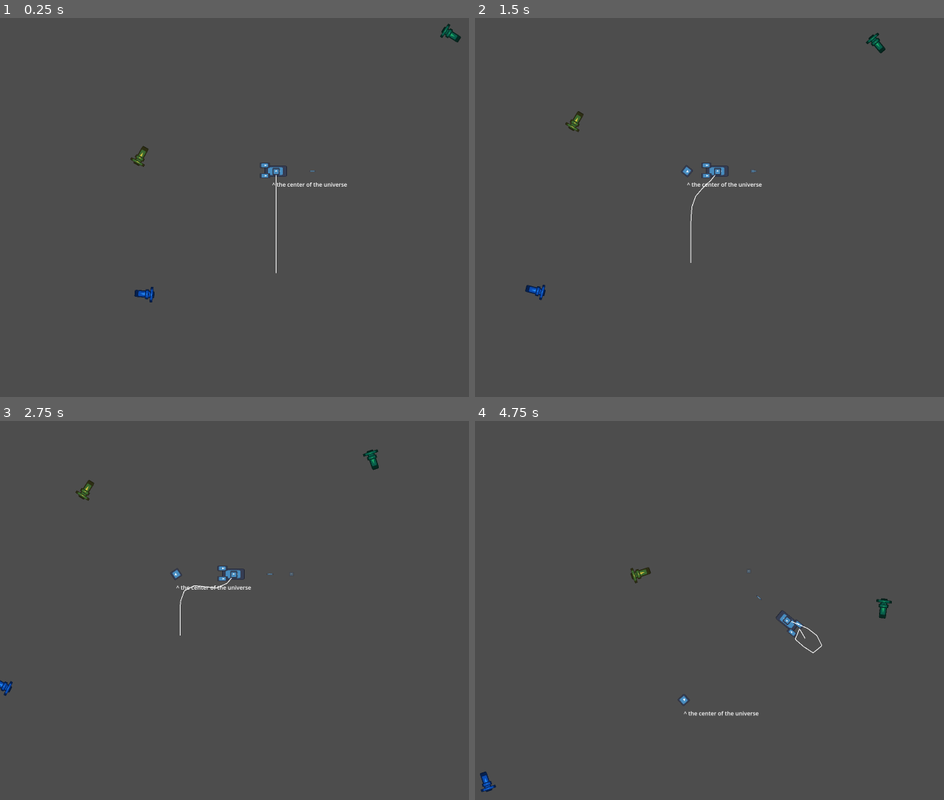
Above: before the commit, frames 1-4 (two rows, left to right).
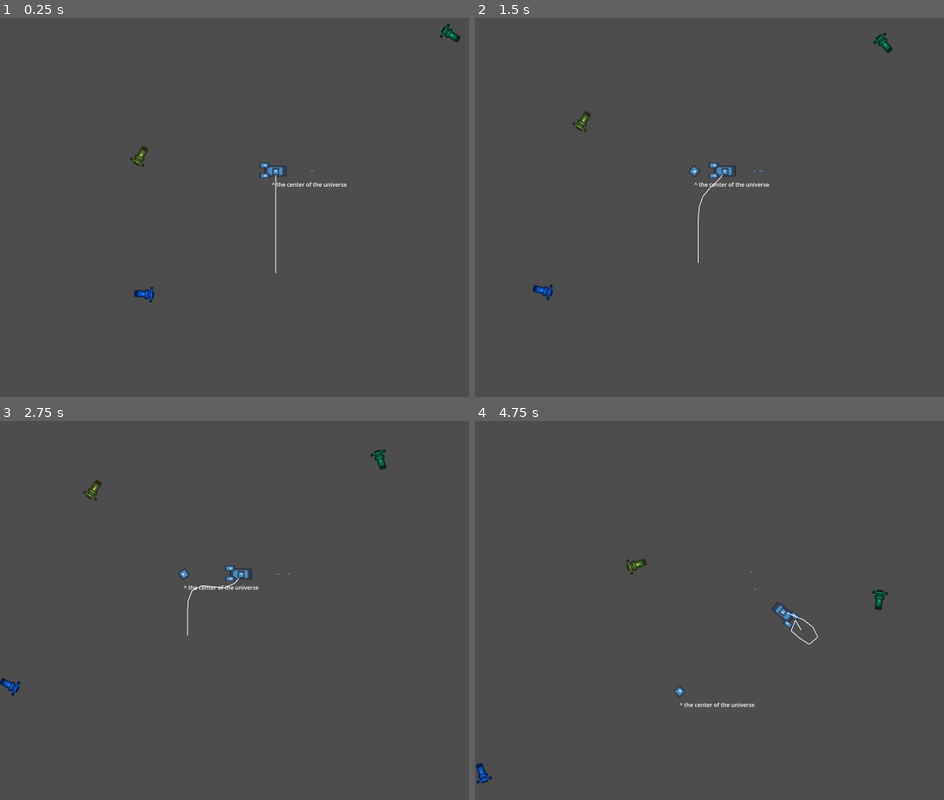
Above: after the commit, the same moments.

Repository: Bromeon/LudumDare54
Game: Godot game, scene res://Scenes/Main/Main.tscn
The game is run twice, just before and just after one commit, with the same random seed, the same clock (stepped at 60 frames per second) and the same inputs. The engine's default icon, where the game draws it, is replaced by a stand-in: a white triangle on a blue panel in a dark square.
Inputs:
- Up to frame 1 (0.25 s): no input
- Up to frame 2 (1.5 s): hold D (Right) 0.53-1.28 s; hold Ctrl (Brake) from 1.28 s (still down)
- Up to frame 3 (2.75 s): release Ctrl (Brake) at 2.03 s; hold D (Right) from 2.03 s (still down)
- Up to frame 4 (4.75 s): release D (Right) at 2.78 s; hold W (Up) 2.78-3.53 s; hold A (Left) from 3.53 s (still down)

The runs differ from the first frame. In frame 1, 0.3% of the frame differs, in the area x 27-99%, y 1-76%; in frame 2, 0.9%; in frame 3, 0.9%; in frame 4, 1.1%, in the area x 0-89%, y 36-98%.

Commit message:
Tweakable camera constants

Diff:
--- a/Scenes/Main/Main.gd
+++ b/Scenes/Main/Main.gd
@@ -5,6 +5,12 @@
 @onready var camera = $Camera2D
 @onready var camera_should = $CameraShould
 @onready var player = $PlayerShip
+
+# Camera: how much direction (forward vector) and velocity vector contribute
+const WEIGHT_FORWARD = 30
+const WEIGHT_VELOCITY = 0.8
+# How fast the camera catches up to "should" position
+const CATCHUP_SPEED = 12
 
 func _ready():
 	print("MMO initializing...")
@@ -22,6 +28,6 @@
 	sprite.rotate(delta * 1.5)
 
 	var forward = Vector2.RIGHT.rotated(player.rotation_angle)
-	camera_should.position = player.position + 30 * forward + 1 * player.linear_velocity
+	camera_should.position = player.position + WEIGHT_FORWARD * forward + WEIGHT_VELOCITY * player.linear_velocity
 
-	camera.position += (camera_should.position - camera.position) * delta * 10
+	camera.position += (camera_should.position - camera.position) * delta * CATCHUP_SPEED
